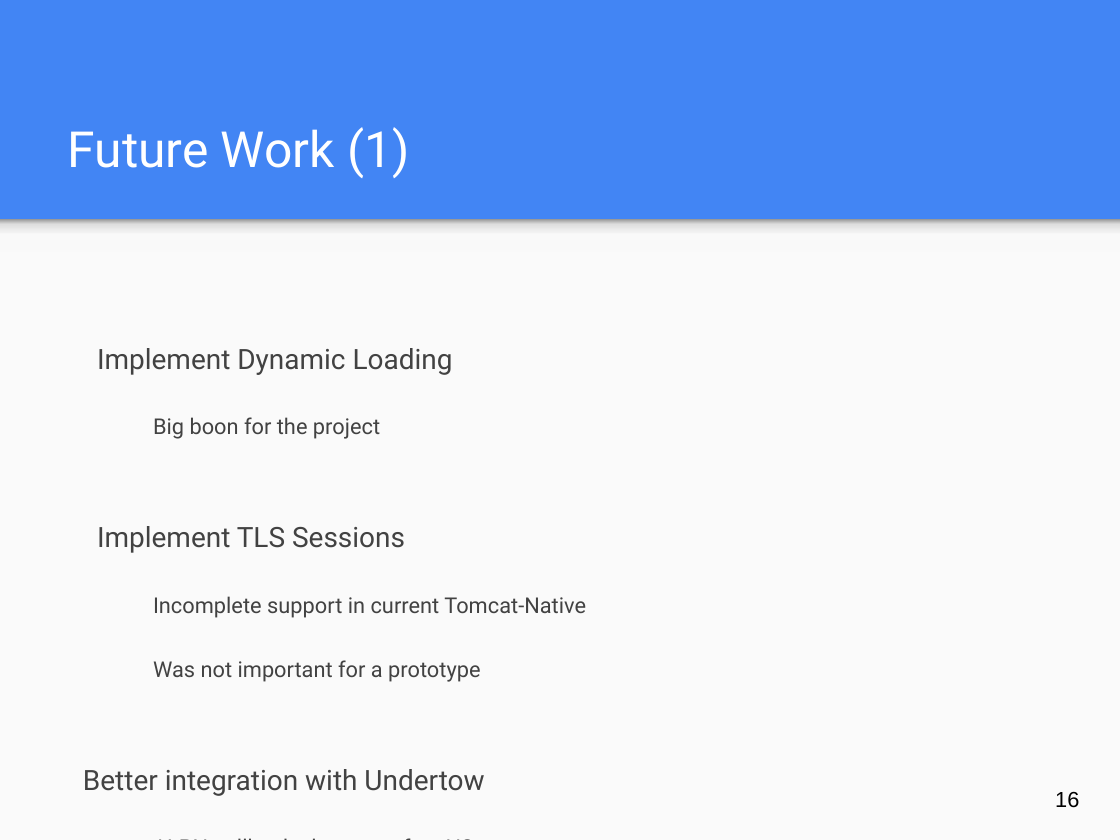
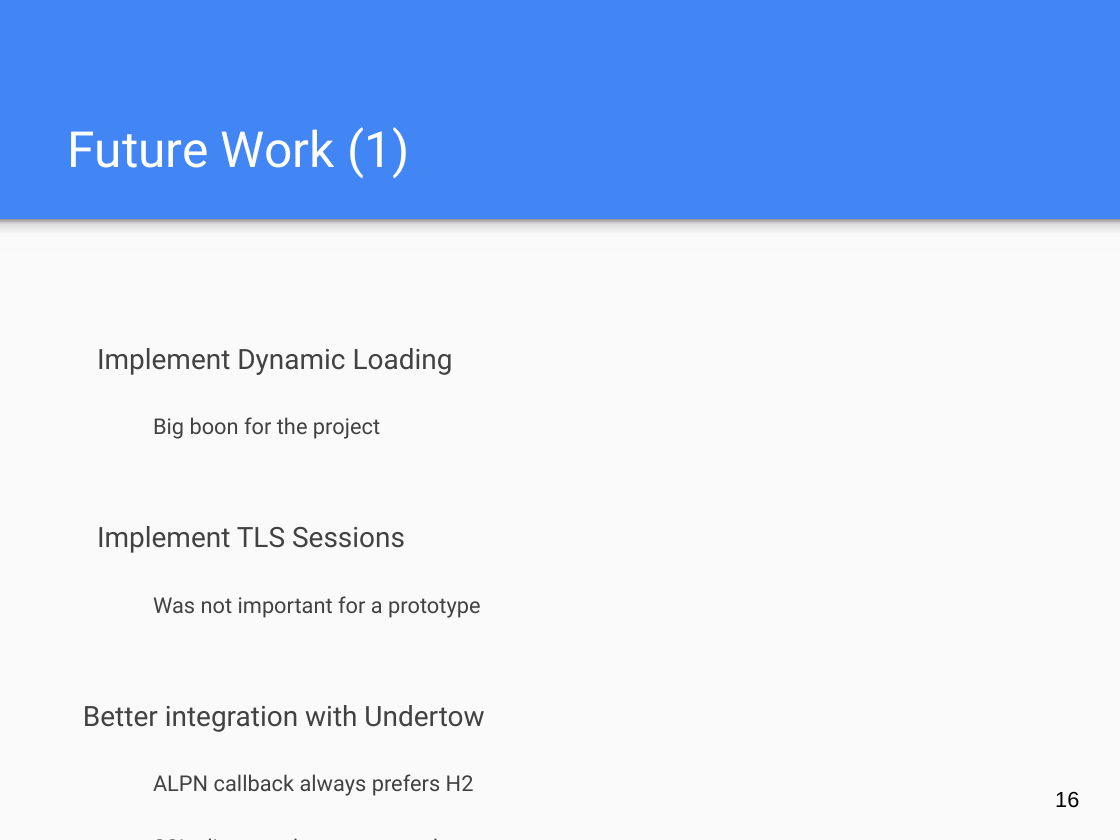
Before and after one commit to jocelynthode/tomcat-native2-doc, a slide deck: slide 16 of final-pres/final_workshop_pres.pptx. Drawn at 1120x840 pixels with LibreOffice and Linux fonts; fonts in the diff are those of the drawing. Boxes give left, top, right and bottom in pixels: in the first picture for what was removed or moved away, otherwise in the second. Text is boxed around its words. In the diff, an @@ line names an element or a change of style, - is before the commit and + after.

```diff
--- a/final-pres/final_workshop_pres.pptx
+++ b/final-pres/final_workshop_pres.pptx
@@ text at (x1=153, y1=596, x2=586, y2=618): paragraph removed @@
-  Incomplete support in current Tomcat-Native
```
Also in this commit, not shown: 3 other files.
